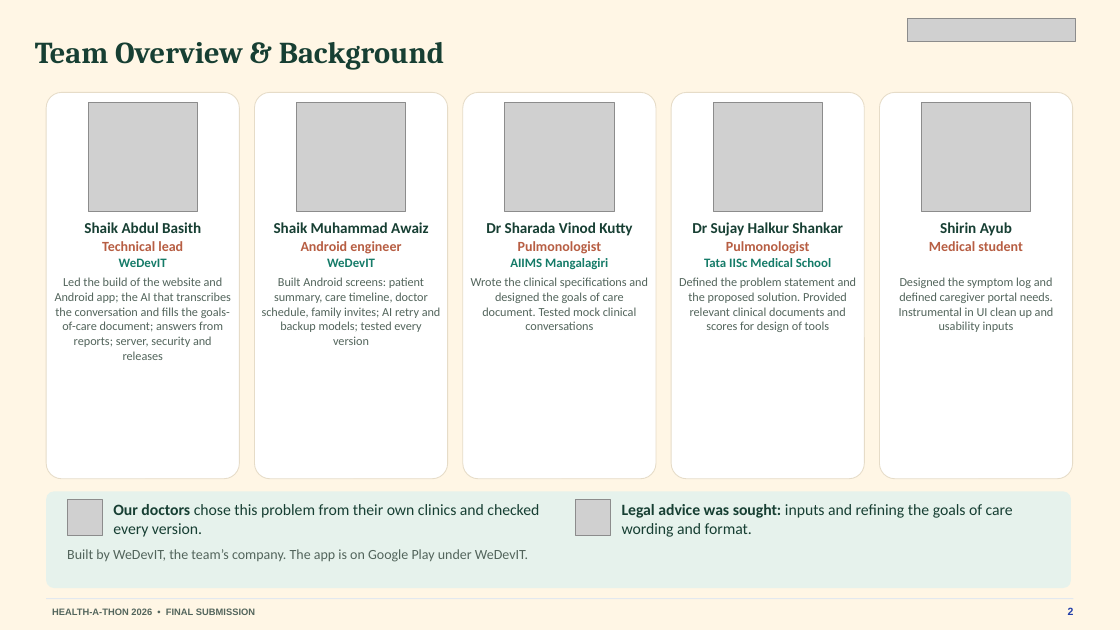
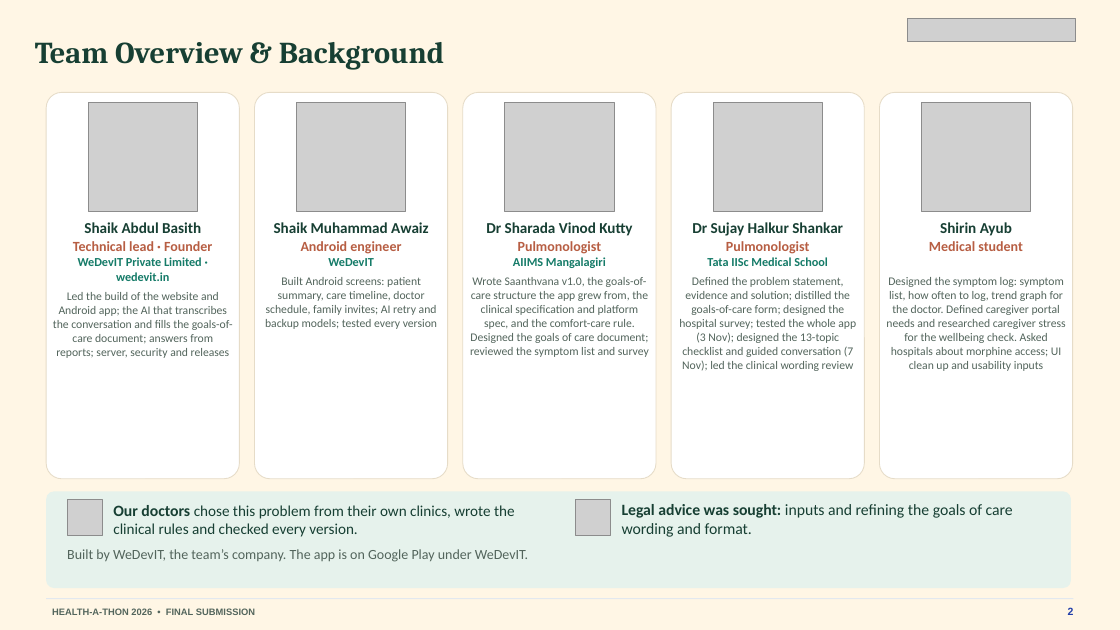
Before and after one commit to basithladdu/healthathon, a slide deck: slide 2 of output/final-submission/Sahara-Final-Presentation.pptx. Drawn at 1120x630 pixels with LibreOffice and Linux fonts; fonts in the diff are those of the drawing; grey boxes stand for pictures. Boxes give left, top, right and bottom in pixels: in the first picture for what was removed or moved away, otherwise in the second. Text is boxed around its words. In the diff, an @@ line names an element or a change of style, - is before the commit and + after.

```diff
--- a/output/final-submission/Sahara-Final-Presentation.pptx
+++ b/output/final-submission/Sahara-Final-Presentation.pptx
@@ text at [73, 241, 212, 281]: text changed; size 12 to 10.5 pt; text colour #B75E43 to #157B68 @@
-Technical lead
-WeDevIT
+Technical lead · Founder
+WeDevIT Private Limited · wedevit.in
@@ text at [265, 258, 437, 329]: size 11 to 10.5 pt in "WeDevIT"; size 10.5 to 10 pt in "Built Android screens: patient summary, care timeline, ..." @@
@@ text at [513, 257, 606, 268]: size 11 to 10.5 pt in "AIIMS Mangalagiri" @@
@@ text at [707, 257, 827, 266]: size 11 to 10.5 pt in "Tata IISc Medical School" @@
@@ text at [53, 292, 233, 358]: size 10.5 to 10 pt in "Led the build of the website and ..." @@
@@ text at [470, 277, 649, 357]: text changed; size 10.5 to 10 pt @@
-Wrote the clinical specifications and designed the goals of care document. Tested mock clinical conversations
+Wrote Saanthvana v1.0, the goals-of-care structure the app grew from, the clinical specification and platform spec, and the comfort-care rule. Designed the goals of care document; reviewed the symptom list and survey
@@ text at [679, 277, 856, 371]: text changed; size 10.5 to 10 pt @@
-Defined the problem statement and the proposed solution. Provided relevant clinical documents and scores for design of tools
+Defined the problem statement, evidence and solution; distilled the goals-of-care form; designed the hospital survey; tested the whole app (3 Nov); designed the 13-topic checklist and guided conversation (7 Nov); led the clinical wording review
@@ text at [886, 277, 1066, 371]: text changed; size 10.5 to 10 pt @@
-Designed the symptom log and defined caregiver portal needs. Instrumental in UI clean up and usability inputs
+Designed the symptom log: symptom list, how often to log, trend graph for the doctor. Defined caregiver portal needs and researched caregiver stress for the wellbeing check. Asked hospitals about morphine access; UI clean up and usability inputs
@@ text at [113, 505, 515, 537]: text changed; size 13.5 to 13 pt @@
-Our doctors chose this problem from their own clinics and checked every version.
+Our doctors chose this problem from their own clinics, wrote the clinical rules and checked every version.
```
Also in this commit, not shown: 1 other slide changed, 7 other files.
